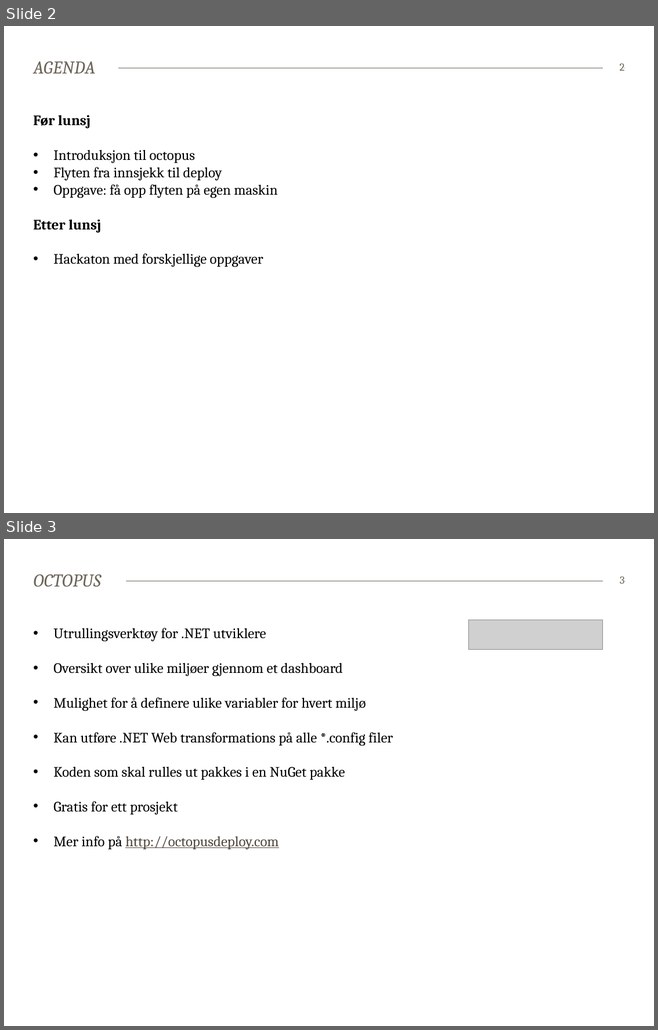
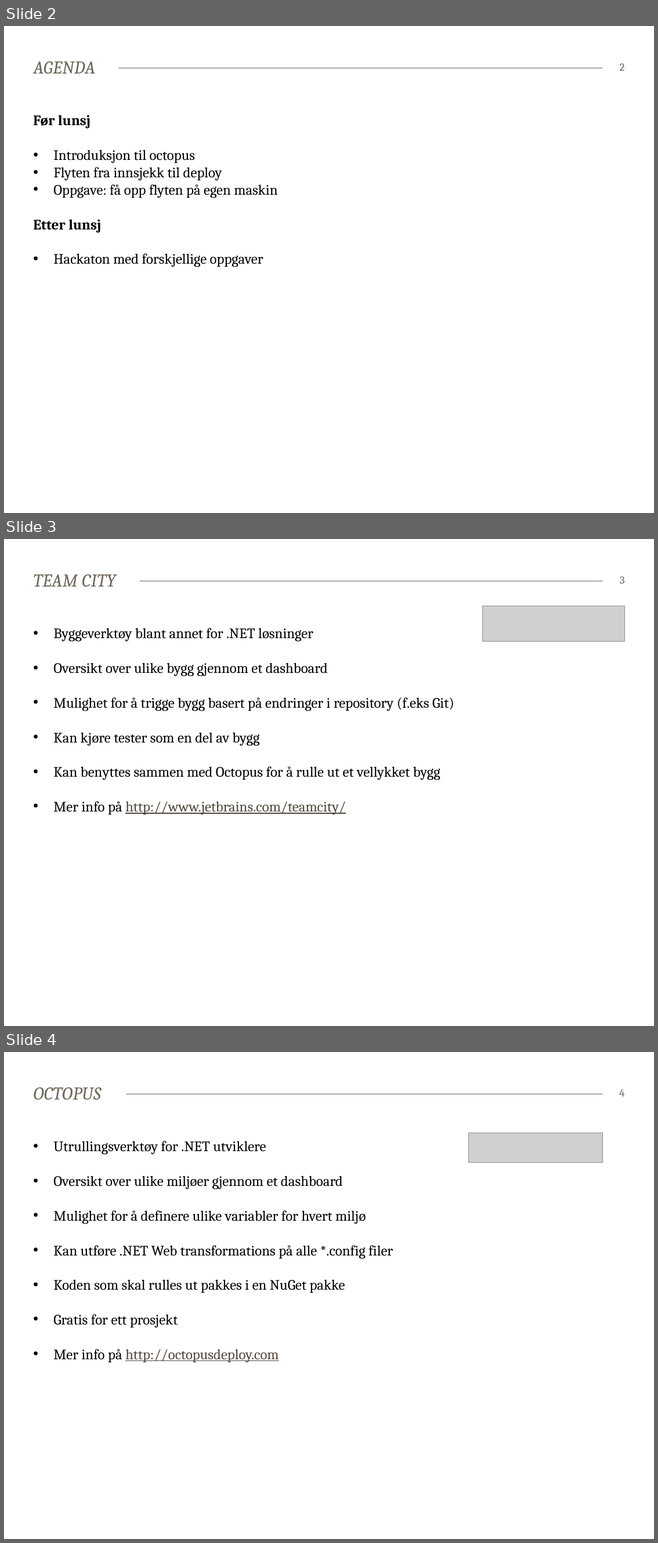
Before and after one commit to espenekvang/octoshop, a slide deck: Presentations/Intro.pptx. Shown one above the other, each under a label of ours: slides 2 and 3 before the commit, slides 2, 3 and 4 after it. The pictures are 658x1030 and 658x1543 pixels, drawn with LibreOffice and Linux fonts; fonts in the diff are those of the drawing; grey boxes stand for pictures. Boxes give left, top, right and bottom in pixels: in the first picture for what was removed or moved away, otherwise in the second. Text is boxed around its words. In the diff, an @@ line names an element or a change of style, - is before the commit and + after.

Commit message:
Added slide on Team City

```diff
--- a/Presentations/Intro.pptx
+++ b/Presentations/Intro.pptx
@@ slide 3 added at (4, 539, 654, 1026), background #FFFFFF; not listed: 1 template element that a slide beside it also shows @@
@@ title added at (34, 574, 116, 587), 20 pt, text #6C6559, italic @@
+TEAM CITY
@@ page number added at (619, 576, 625, 584), 12 pt, text #6C6559 @@
+3
@@ picture added at (482, 606, 623, 642) @@
@@ text added at (53, 628, 454, 815), 16 pt, text #000000 @@
+• Byggeverktøy blant annet for .NET løsninger
+• Oversikt over ulike bygg gjennom et dashboard
+• Mulighet for å trigge bygg basert på endringer i repository (f.eks Git)
+• Kan kjøre tester som en del av bygg
+• Kan benyttes sammen med Octopus for å rulle ut et vellykket bygg
+• Mer info på http://www.jetbrains.com/teamcity/
@@ what was slide 3 is now slide 4 @@
@@ page number at (619, 1089, 624, 1097): text changed @@
-3
+4
```
